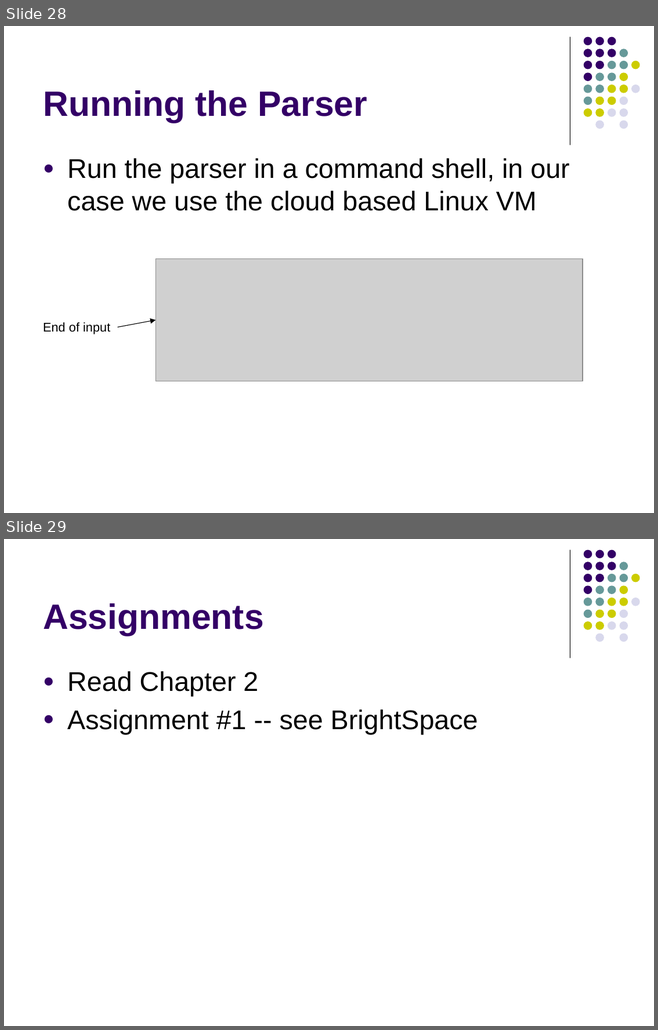
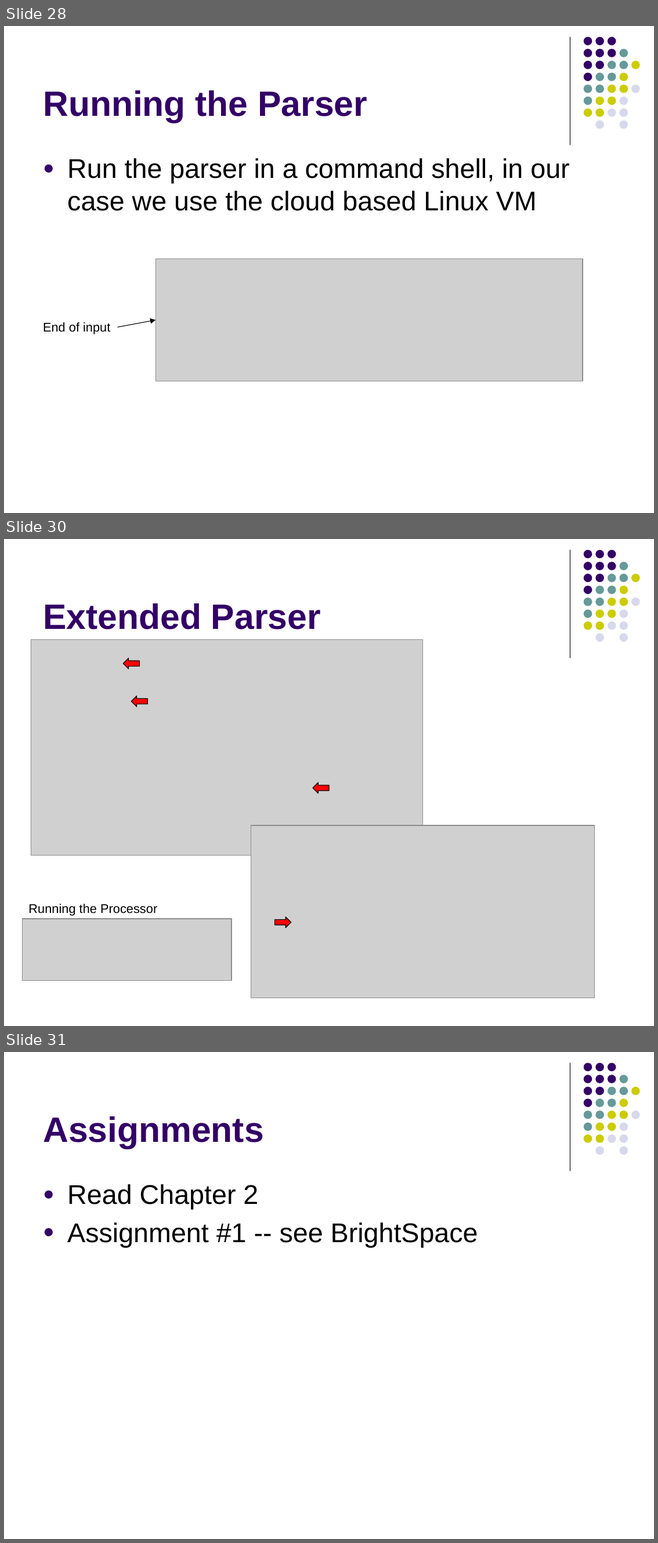
Before and after one commit to lutzhamel/CSC402, a slide deck: notes/csc402-ln002.pptx. Shown one above the other, each under a label of ours: slides 28 and 29 before the commit, slides 28, 30 and 31 after it; the slides between them are not shown. The pictures are 658x1030 and 658x1543 pixels, drawn with LibreOffice and Linux fonts; fonts in the diff are those of the drawing; grey boxes stand for pictures. Boxes give left, top, right and bottom in pixels: in the first picture for what was removed or moved away, otherwise in the second. Text is boxed around its words. In the diff, an @@ line names an element or a change of style, - is before the commit and + after.

```diff
--- a/notes/csc402-ln002.pptx
+++ b/notes/csc402-ln002.pptx
@@ slide 30 added at [4, 539, 654, 1026], background #FFFFFF; not listed: 32 template elements that a slide beside it also shows @@
@@ title added at [43, 603, 321, 629], 39 pt, text #330066, bold @@
+Extended Parser
@@ picture added at [31, 640, 423, 855] @@
@@ left arrow added at [123, 658, 139, 669], fill #FF0000, outline #000000 0.75 pt @@
@@ left arrow added at [132, 696, 148, 707], fill #FF0000, outline #000000 0.75 pt @@
@@ left arrow added at [313, 783, 329, 794], fill #FF0000, outline #000000 0.75 pt @@
@@ picture added at [251, 826, 594, 998] @@
@@ text added at [28, 904, 157, 916], 14 pt, text #000000 @@
+Running the Processor
@@ picture added at [22, 919, 231, 981] @@
@@ left arrow added at [275, 917, 291, 928], fill #FF0000, outline #000000 0.75 pt @@
@@ what was slide 29 is now slide 31 @@
```
Also in this commit, not shown: 1 other slide added, 1 other file.
